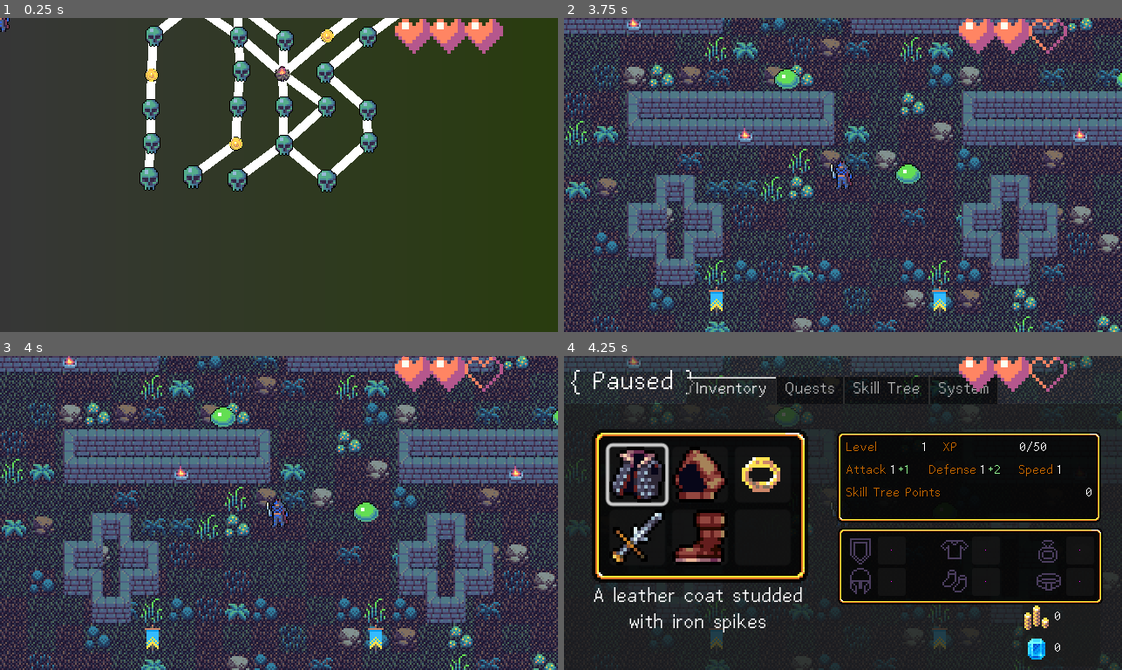
Above: before the commit, frames 1-4 (two rows, left to right).
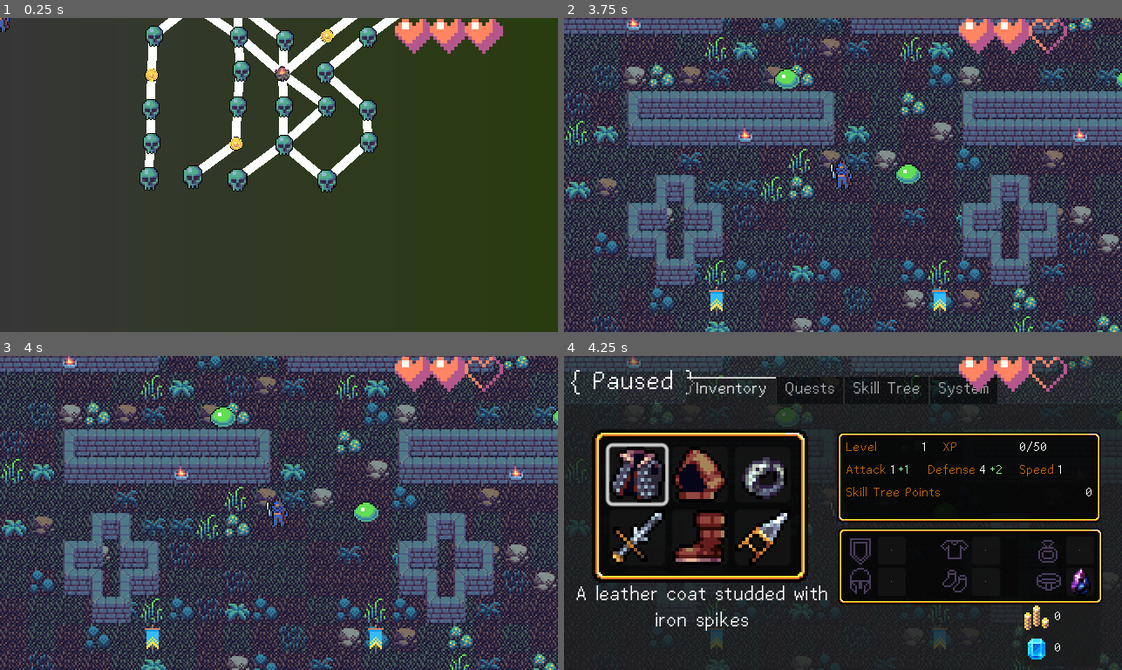
Above: after the commit, the same moments.

Repository: wilsonfish125/16bitroguelike
Game: Godot game, scene res://GUI/Map/Map.tscn
The game is run twice, just before and just after one commit, with the same random seed, the same clock (stepped at 60 frames per second) and the same inputs. Sound files missing from this copy of the repository are replaced by a short silence.
Inputs (mouse positions are in pixels of both pictures, inside the frame that each line leads up to):
- Up to frame 1 (0.25 s): no input
- Up to frame 2 (3.75 s): tap Enter (ui_accept) at 0.5 s; drag from (714, 178) to (887, 181) at 0.52 s; drag from (731, 190) to (887, 181) at 1.27 s; move the mouse to (898, 105) at 2.02 s; hold Q (right_bumper) 2.03-2.75 s; hold Z (interact) 2.03-2.75 s; drag from (815, 237) to (787, 80) at 2.77 s; move the mouse to (1010, 222) at 3.52 s; hold E (left_bumper) from 3.53 s (still down); hold \ (questTest) from 3.53 s (still down)
- Up to frame 3 (4 s): keep holding E (left_bumper); keep holding \ (questTest); tap Enter (ui_accept) at 3.77 s
- Up to frame 4 (4.25 s): keep holding E (left_bumper); keep holding \ (questTest); tap Escape (pause) at 4.15 s

Frames 1-3 are identical in both runs. In frame 4, 2.7% of the frame differs, in the area x 2-95%, y 32-89%.

Commit message:
Dropping items bugfix continues

Diff:
--- a/00Global/globalItemManager.gd
+++ b/00Global/globalItemManager.gd
@@ -13,6 +13,9 @@
 	preload("res://Items/Resources/Equippable/Universal/Armour/aSoldiersBreastplate.tres"),
 	preload("res://Items/Resources/Equippable/Universal/Armour/aTunic.tres"),
 	preload("res://Items/Resources/Equippable/Universal/Armour/aStuddedCoat.tres"),
+	preload("res://Items/Resources/Equippable/Universal/Ring/rSilverSnakeRing.tres"),
+	preload("res://Items/Resources/Equippable/Universal/Ring/rNacreSignetRing.tres"),
+	preload("res://Items/Resources/Equippable/Universal/Ring/rGarnetRing.tres")
 ]
 
 var forestPool : Array[EquippableItemData] = []
--- a/GUI/Inventory/Scripts/inventoryData.gd
+++ b/GUI/Inventory/Scripts/inventoryData.gd
@@ -94,6 +94,14 @@
 
 
 func useItem( item : ItemData, count : int = 1 ) -> bool:
+	for s in slots:
+		if s: #if there is a valid item in an inventory slot
+			if s.itemData == item and s.quantity >= count: #is it the right item and amount REMEMBER GREATER OR EQUAL
+				s.quantity -= count
+				return true
+	return false
+
+func dropItem( item : ItemData, count : int = 1 ) -> bool:
 	for s in slots:
 		if s: #if there is a valid item in an inventory slot
 			if s.itemData == item and s.quantity >= count: #is it the right item and amount REMEMBER GREATER OR EQUAL
--- a/GUI/Inventory/Scripts/inventorySlotUI.gd
+++ b/GUI/Inventory/Scripts/inventorySlotUI.gd
@@ -79,6 +79,24 @@
 				return
 			label.text = str( slotData.quantity )
 
+func dropItemPressed() -> void:
+	if slotData and outsideDragThreshold() == false:
+		if slotData.itemData:
+			# Valid Item
+			var item = slotData.itemData
+
+			#check for input here
+
+			#var wasDropped = item.drop()
+			#if wasDropped == false:
+			#	return
+			#slotData.quantity -= 1
+			#if slotData == null:
+			#	return
+			#label.text = ""
+
+
+
 func onButtonDown() -> void:
 	# Set values of our dragging variables, get a COPY of the texture to follow mouse
 	clickPos = get_global_mouse_position()
--- a/GUI/Inventory/playerInventory.tres
+++ b/GUI/Inventory/playerInventory.tres
@@ -1,16 +1,18 @@
-[gd_resource type="Resource" script_class="InventoryData" load_steps=53 format=3 uid="uid://b6d6rc77ngjyi"]
+[gd_resource type="Resource" script_class="InventoryData" load_steps=51 format=3 uid="uid://b6d6rc77ngjyi"]
 
 [ext_resource type="Script" uid="uid://cd04ma2qdvn8e" path="res://GUI/Inventory/Scripts/inventoryData.gd" id="1_7vovl"]
 [ext_resource type="Script" uid="uid://cpwl588j6dhdi" path="res://GUI/Inventory/Scripts/slotData.gd" id="2_affun"]
 [ext_resource type="Resource" uid="uid://cjvbfm1v7ggj7" path="res://Items/Resources/Equippable/Universal/Armour/aStuddedCoat.tres" id="3_ycw3r"]
-[ext_resource type="Resource" uid="uid://dm8jul0yrtl4m" path="res://Items/Resources/Equippable/Universal/Ring/rGoldenBand.tres" id="5_hps8i"]
+[ext_resource type="Resource" uid="uid://ccblpcfr0mjoy" path="res://Items/Resources/Equippable/Universal/Ring/rSilverSnakeRing.tres" id="5_28xhj"]
 [ext_resource type="Resource" uid="uid://2fixmvf8of8h" path="res://Items/Resources/Equippable/Universal/Weapons/whZweihander.tres" id="6_28xhj"]
 [ext_resource type="Script" uid="uid://dm1gqg000atcw" path="res://Items/ItemEffects/itemEffect.gd" id="6_eygin"]
 [ext_resource type="Resource" uid="uid://jsg7cvwkf31e" path="res://Items/Resources/Equippable/Universal/Boots/bLeatherBoots.tres" id="7_1d3cu"]
 [ext_resource type="Script" uid="uid://brsyjjvdu1f8f" path="res://Items/Scripts/equippableItemModifier.gd" id="7_kd37i"]
+[ext_resource type="Resource" uid="uid://b8n7fh304liaw" path="res://Items/Resources/Equippable/Universal/Weapons/wlKatar.tres" id="8_28xhj"]
 [ext_resource type="Script" uid="uid://dwrmtudn1g670" path="res://Items/Scripts/weaponItemData.gd" id="8_hps8i"]
 [ext_resource type="Resource" uid="uid://cwuy4xumgbgfu" path="res://Items/Resources/Equippable/Universal/Helmet/hLeatherHood.tres" id="8_kd37i"]
 [ext_resource type="Script" uid="uid://c1ystmp7ywce2" path="res://Items/Scripts/equippableItemData.gd" id="9_28xhj"]
+[ext_resource type="Resource" uid="uid://dwqnufulh25wk" path="res://Items/Resources/Equippable/Universal/Talisman-Amulet/tChronosStone.tres" id="13_1d3cu"]
 
 [sub_resource type="Resource" id="Resource_pt36d"]
 script = ExtResource("2_affun")
@@ -26,7 +28,7 @@
 
 [sub_resource type="Resource" id="Resource_yh03f"]
 script = ExtResource("2_affun")
-itemData = ExtResource("5_hps8i")
+itemData = ExtResource("5_28xhj")
 quantity = 1
 metadata/_custom_type_script = "uid://cpwl588j6dhdi"
 
@@ -39,6 +41,12 @@
 [sub_resource type="Resource" id="Resource_hxkux"]
 script = ExtResource("2_affun")
 itemData = ExtResource("7_1d3cu")
+quantity = 1
+metadata/_custom_type_script = "uid://cpwl588j6dhdi"
+
+[sub_resource type="Resource" id="Resource_dewwv"]
+script = ExtResource("2_affun")
+itemData = ExtResource("8_28xhj")
 quantity = 1
 metadata/_custom_type_script = "uid://cpwl588j6dhdi"
 
@@ -228,43 +236,12 @@
 quantity = 1
 metadata/_custom_type_script = "uid://cpwl588j6dhdi"
 
-[sub_resource type="Resource" id="Resource_e0uk2"]
-script = ExtResource("7_kd37i")
-type = 1
-value = 0
-metadata/_custom_type_script = "uid://brsyjjvdu1f8f"
-
-[sub_resource type="Resource" id="Resource_xtsf3"]
-script = ExtResource("7_kd37i")
-type = 2
-value = 0
-metadata/_custom_type_script = "uid://brsyjjvdu1f8f"
-
-[sub_resource type="Resource" id="Resource_gxng8"]
-script = ExtResource("7_kd37i")
-type = 3
-value = 0
-metadata/_custom_type_script = "uid://brsyjjvdu1f8f"
-
-[sub_resource type="PlaceholderTexture2D" id="PlaceholderTexture2D_o8rxp"]
-
-[sub_resource type="Resource" id="Resource_2t1r5"]
-script = ExtResource("9_28xhj")
-type = 4
-modifiers = Array[ExtResource("7_kd37i")]([SubResource("Resource_e0uk2"), SubResource("Resource_xtsf3"), SubResource("Resource_gxng8")])
-name = ""
-description = ""
-texture = SubResource("PlaceholderTexture2D_o8rxp")
-cost = 10
-effects = Array[ExtResource("6_eygin")]([])
-metadata/_custom_type_script = "uid://c1ystmp7ywce2"
-
 [sub_resource type="Resource" id="Resource_bffct"]
 script = ExtResource("2_affun")
-itemData = SubResource("Resource_2t1r5")
+itemData = ExtResource("13_1d3cu")
 quantity = 1
 metadata/_custom_type_script = "uid://cpwl588j6dhdi"
 
 [resource]
 script = ExtResource("1_7vovl")
-slots = Array[ExtResource("2_affun")]([SubResource("Resource …(94 unchanged characters)… radn4"), SubResource("Resource_hxkux"), null, SubResource("Resource_lw3lm"), SubReso …(148 unchanged characters)…
+slots = Array[ExtResource("2_affun")]([SubResource("Resource …(94 unchanged characters)… radn4"), SubResource("Resource_hxkux"), SubResource("Resource_dewwv"), SubResource("Resource_lw3lm"), SubReso …(148 unchanged characters)…
--- a/GUI/PauseMenu/pauseMenu.tscn
+++ b/GUI/PauseMenu/pauseMenu.tscn
@@ -285,9 +285,9 @@
 anchor_right = 0.5
 anchor_bottom = 1.0
 offset_left = -312.0
-offset_top = -96.0
-offset_right = -21.0
-offset_bottom = -24.0
+offset_top = -98.0
+offset_right = -10.0
+offset_bottom = -9.0
 grow_horizontal = 2
 grow_vertical = 0
 theme_override_font_sizes/font_size = 24
--- /dev/null
+++ b/Items/Resources/Equippable/Universal/Ring/rGarnetRing.tres
@@ -0,0 +1,27 @@
+[gd_resource type="Resource" script_class="EquippableItemData" load_steps=7 format=3 uid="uid://dygkwfm43s0y5"]
+
+[ext_resource type="Script" uid="uid://dm1gqg000atcw" path="res://Items/ItemEffects/itemEffect.gd" id="1_jprbt"]
+[ext_resource type="Script" uid="uid://brsyjjvdu1f8f" path="res://Items/Scripts/equippableItemModifier.gd" id="2_nlt8p"]
+[ext_resource type="Script" uid="uid://c1ystmp7ywce2" path="res://Items/Scripts/equippableItemData.gd" id="3_hk1yp"]
+[ext_resource type="Texture2D" uid="uid://c4bfhagiys8pn" path="res://Resources/ShardsArt/iconset_16x16_00_basic-export.png" id="4_jprbt"]
+
+[sub_resource type="Resource" id="Resource_cshxo"]
+script = ExtResource("2_nlt8p")
+type = 1
+value = 2
+metadata/_custom_type_script = "uid://brsyjjvdu1f8f"
+
+[sub_resource type="AtlasTexture" id="AtlasTexture_nlt8p"]
+atlas = ExtResource("4_jprbt")
+region = Rect2(32, 64, 32, 32)
+
+[resource]
+script = ExtResource("3_hk1yp")
+type = 5
+modifiers = Array[ExtResource("2_nlt8p")]([SubResource("Resource_cshxo")])
+name = "Garnet Ring"
+description = "A warm Garnet Ring forged from steel"
+texture = SubResource("AtlasTexture_nlt8p")
+cost = 200
+effects = Array[ExtResource("1_jprbt")]([])
+metadata/_custom_type_script = "uid://c1ystmp7ywce2"
--- /dev/null
+++ b/Items/Resources/Equippable/Universal/Ring/rNacreSignetRing.tres
@@ -0,0 +1,33 @@
+[gd_resource type="Resource" script_class="EquippableItemData" load_steps=8 format=3 uid="uid://dsx2x8ldnyboy"]
+
+[ext_resource type="Script" uid="uid://dm1gqg000atcw" path="res://Items/ItemEffects/itemEffect.gd" id="1_04f7c"]
+[ext_resource type="Script" uid="uid://brsyjjvdu1f8f" path="res://Items/Scripts/equippableItemModifier.gd" id="2_qlbeo"]
+[ext_resource type="Script" uid="uid://c1ystmp7ywce2" path="res://Items/Scripts/equippableItemData.gd" id="3_uuo0p"]
+[ext_resource type="Texture2D" uid="uid://c4bfhagiys8pn" path="res://Resources/ShardsArt/iconset_16x16_00_basic-export.png" id="4_er5ds"]
+
+[sub_resource type="Resource" id="Resource_cshxo"]
+script = ExtResource("2_qlbeo")
+type = 1
+value = 1
+metadata/_custom_type_script = "uid://brsyjjvdu1f8f"
+
+[sub_resource type="Resource" id="Resource_04f7c"]
+script = ExtResource("2_qlbeo")
+type = 0
+value = 1
+metadata/_custom_type_script = "uid://brsyjjvdu1f8f"
+
+[sub_resource type="AtlasTexture" id="AtlasTexture_nlt8p"]
+atlas = ExtResource("4_er5ds")
+region = Rect2(96, 32, 32, 32)
+
+[resource]
+script = ExtResource("3_uuo0p")
+type = 5
+modifiers = Array[ExtResource("2_qlbeo")]([SubResource("Resource_cshxo"), SubResource("Resource_04f7c")])
+name = "Nacre Signet Ring"
+description = "A signet ring made from copper and nacre, signs have been engraved into it."
+texture = SubResource("AtlasTexture_nlt8p")
+cost = 200
+effects = Array[ExtResource("1_04f7c")]([])
+metadata/_custom_type_script = "uid://c1ystmp7ywce2"
--- /dev/null
+++ b/Items/Resources/Equippable/Universal/Ring/rSilverSnakeRing.tres
@@ -0,0 +1,27 @@
+[gd_resource type="Resource" script_class="EquippableItemData" load_steps=7 format=3 uid="uid://ccblpcfr0mjoy"]
+
+[ext_resource type="Script" uid="uid://dm1gqg000atcw" path="res://Items/ItemEffects/itemEffect.gd" id="1_tok81"]
+[ext_resource type="Script" uid="uid://brsyjjvdu1f8f" path="res://Items/Scripts/equippableItemModifier.gd" id="2_np73b"]
+[ext_resource type="Script" uid="uid://c1ystmp7ywce2" path="res://Items/Scripts/equippableItemData.gd" id="3_kf5kr"]
+[ext_resource type="Texture2D" uid="uid://c4bfhagiys8pn" path="res://Resources/ShardsArt/iconset_16x16_00_basic-export.png" id="4_qyg6h"]
+
+[sub_resource type="Resource" id="Resource_cshxo"]
+script = ExtResource("2_np73b")
+type = 3
+value = 3
+metadata/_custom_type_script = "uid://brsyjjvdu1f8f"
+
+[sub_resource type="AtlasTexture" id="AtlasTexture_nlt8p"]
+atlas = ExtResource("4_qyg6h")
+region = Rect2(192, 32, 32, 32)
+
+[resource]
+script = ExtResource("3_kf5kr")
+type = 5
+modifiers = Array[ExtResource("2_np73b")]([SubResource("Resource_cshxo")])
+name = "Silver Snake Ring"
+description = "A ring in the shape of a silver snake, biting its own tail."
+texture = SubResource("AtlasTexture_nlt8p")
+cost = 300
+effects = Array[ExtResource("1_tok81")]([])
+metadata/_custom_type_script = "uid://c1ystmp7ywce2"
--- /dev/null
+++ b/Items/Resources/Equippable/Universal/Talisman-Amulet/tChronosStone.tres
@@ -0,0 +1,27 @@
+[gd_resource type="Resource" script_class="EquippableItemData" load_steps=7 format=3 uid="uid://dwqnufulh25wk"]
+
+[ext_resource type="Script" uid="uid://dm1gqg000atcw" path="res://Items/ItemEffects/itemEffect.gd" id="1_r1nep"]
+[ext_resource type="Script" uid="uid://brsyjjvdu1f8f" path="res://Items/Scripts/equippableItemModifier.gd" id="2_mdia7"]
+[ext_resource type="Script" uid="uid://c1ystmp7ywce2" path="res://Items/Scripts/equippableItemData.gd" id="3_7tsh0"]
+[ext_resource type="Texture2D" uid="uid://c4bfhagiys8pn" path="res://Resources/ShardsArt/iconset_16x16_00_basic-export.png" id="4_mdia7"]
+
+[sub_resource type="Resource" id="Resource_7tsh0"]
+script = ExtResource("2_mdia7")
+type = 2
+value = 3
+metadata/_custom_type_script = "uid://brsyjjvdu1f8f"
+
+[sub_resource type="AtlasTexture" id="AtlasTexture_aave0"]
+atlas = ExtResource("4_mdia7")
+region = Rect2(288, 160, 32, 32)
+
+[resource]
+script = ExtResource("3_7tsh0")
+type = 0
+modifiers = Array[ExtResource("2_mdia7")]([SubResource("Resource_7tsh0")])
+name = "Chronos Stone"
+description = "If you look into the huge purple crystal you'll see galaxies and stars."
+texture = SubResource("AtlasTexture_aave0")
+cost = 500
+effects = Array[ExtResource("1_r1nep")]([])
+metadata/_custom_type_script = "uid://c1ystmp7ywce2"
Binary file added: Resources/ShardsArt/iconset_16x16_00_basic-export.png
Not shown, added: Resources/ShardsArt/iconset_16x16_00_basic-export.png.import
Binary file added: Resources/ShardsArt/iconset_16x16_00_basic.png
Not shown, added: Resources/ShardsArt/iconset_16x16_00_basic.png.import
